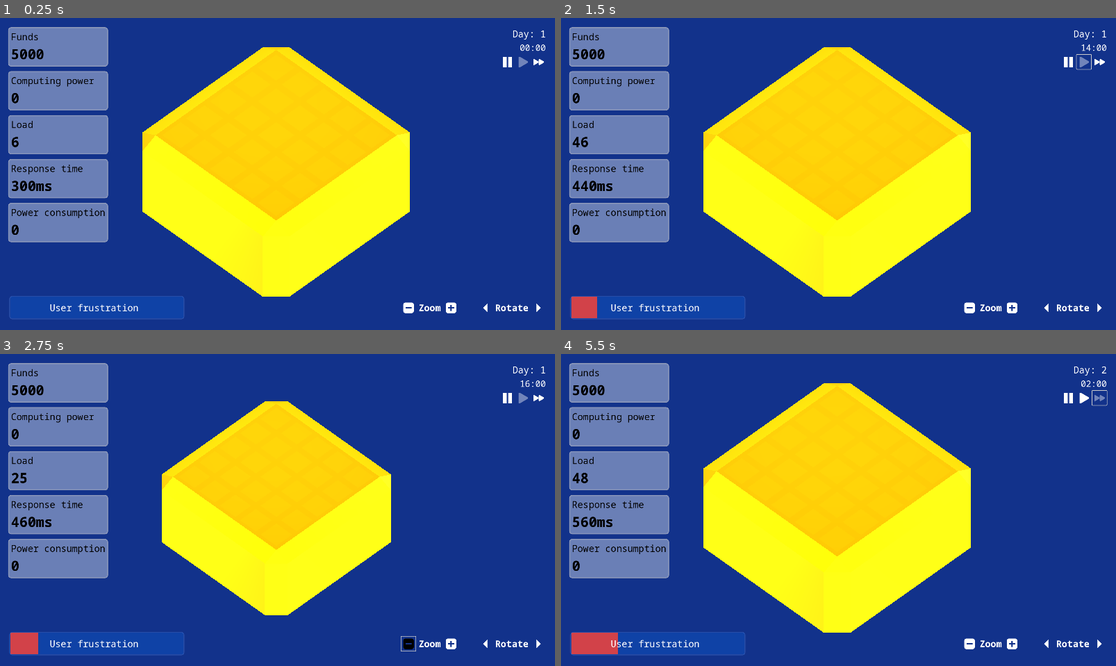
Above: before the commit, frames 1-4 (two rows, left to right).
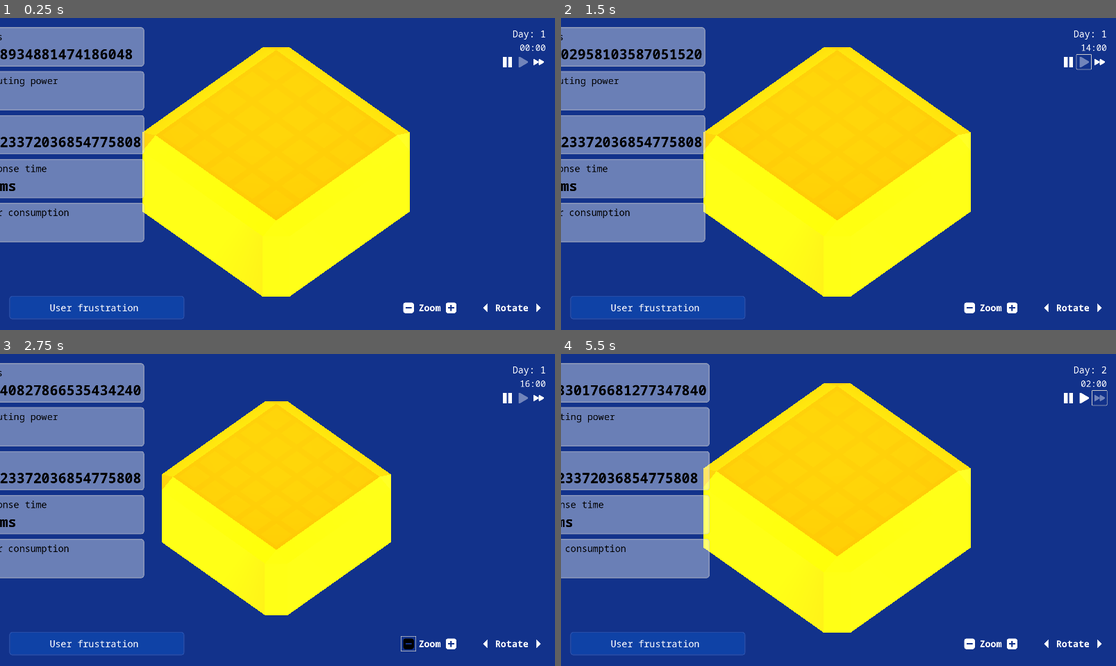
Above: after the commit, the same moments.

Repository: maroun-baydoun/will-it-scale
Game: Godot game, scene res://scenes/main.tscn
Same seed, same stepped clock (60 frames per second), same inputs: the game is played once before the commit and once after it.
Inputs (mouse positions are in pixels of both pictures, inside the frame that each line leads up to):
- Up to frame 1 (0.25 s): no input
- Up to frame 2 (1.5 s): click (1099, 61) at 0.5 s; click (1082, 61) at 1.25 s
- Up to frame 3 (2.75 s): click (410, 644) at 2 s
- Up to frame 4 (5.5 s): click (1010, 644) at 2.75 s; click (1043, 644) at 3.5 s; click (1099, 644) at 4.25 s; click (1099, 397) at 5 s

The runs differ from the first frame. In frame 1, 6.6% of the frame differs, in the area x 0-27%, y 2-72%; in frame 2, 6.9%; in frame 3, 7.0%; in frame 4, 7.6%, in the area x 0-27%, y 2-97%.

Commit message:
Recalibrate numbers

Diff:
--- a/scenes/main.tscn
+++ b/scenes/main.tscn
@@ -155,9 +155,6 @@
 unique_name_in_owner = true
 script = ExtResource("12_p36x2")
 
-[node name="Timer" type="Timer" parent="Managers/ReponseTimeManager"]
-wait_time = 2.0
-
 [node name="RevenueManager" type="Node" parent="Managers"]
 unique_name_in_owner = true
 script = ExtResource("16_oo76u")
@@ -180,5 +177,4 @@
 [connection signal="user_frustration_increased" from="Managers/UserFrustrationManager" to="." method="_on_user_user_frustration_increased"]
 [connection signal="user_frustration_max_reached" from="Managers/UserFrustrationManager" to="." method="_on_user_frustration_max_reached"]
 [connection signal="timeout" from="Managers/UserFrustrationManager/Timer" to="Managers/UserFrustrationManager" method="_on_timer_timeout"]
-[connection signal="timeout" from="Managers/ReponseTimeManager/Timer" to="Managers/ReponseTimeManager" method="_on_timer_timeout"]
 [connection signal="revenue_generated" from="Managers/RevenueManager" to="." method="_on_revenue_generated"]
--- a/scripts/main.gd
+++ b/scripts/main.gd
@@ -52,7 +52,6 @@
 	finance_manager.add_initial_funds(5000.0)
 
 	date_time_manager.start()
-	response_time_manager.start()
 	user_frustration_manager.start()
 
 
@@ -69,7 +68,6 @@
 
 func _game_over() -> void:
 	date_time_manager.stop()
-	response_time_manager.stop()
 	user_frustration_manager.stop()
 	await _display_game_over_screen()
 	Engine.time_scale = 0.0
@@ -113,7 +111,7 @@
 	traffic_manager.generate_traffic(server_container.total_computing_power, date_time_manager.current_day)
 	response_time_manager.current_load_ratio = traffic_manager.current_load_ratio
 	user_frustration_manager.average_response_time_difference_from_initial = response_time_manager.average_response_time_difference_from_initial
-	revenue_manager.generate_revenue(traffic_manager.served_sessions)
+	revenue_manager.generate_revenue(traffic_manager.served_sessions, traffic_manager.current_load_ratio)
 	power_manager.calculate_bill()
 
 	statistics_panel.current_load = traffic_manager.current_load
--- a/scripts/managers/reponse-time-manager.gd
+++ b/scripts/managers/reponse-time-manager.gd
@@ -1,14 +1,9 @@
 extends Node
 class_name ResponseTimeManager
 
-signal average_response_time_increased(amount: float)
-signal average_response_time_decreased(amount: float)
-
-@onready var timer : Timer = $Timer
-
 enum AVERAGE_RESPONSE_TIME_GROWTH_DIRECTION {INCREASE, DECREASE}
 
-const MINUMUM_AVERAGE_RESPONSE_TIME := 200 #ms
+const MINIMUM_AVERAGE_RESPONSE_TIME := 200 #ms
 const INITIAL_AVERAGE_RESPONSE_TIME := 300 #ms
 const AVERAGE_RESPONSE_TIME_DELTA := 10 #ms
 const CURRENT_LOAD_RATIO_THRESHOLD = 0.95
@@ -17,38 +12,20 @@
 var average_response_time_difference_from_initial := 0
 var average_response_time_growth_direction : AVERAGE_RESPONSE_TIME_GROWTH_DIRECTION
 
+var delta := AVERAGE_RESPONSE_TIME_DELTA
+
 
 var current_load_ratio := 0.0 :
 	set(ratio):
 		current_load_ratio = ratio
+		var diff = (INITIAL_AVERAGE_RESPONSE_TIME * (current_load_ratio / CURRENT_LOAD_RATIO_THRESHOLD) )
+
 		if current_load_ratio > CURRENT_LOAD_RATIO_THRESHOLD:
-			timer.wait_time = 1.0
+			delta = AVERAGE_RESPONSE_TIME_DELTA - diff
 			average_response_time_growth_direction = AVERAGE_RESPONSE_TIME_GROWTH_DIRECTION.INCREASE
 		else :
-			timer.wait_time = 0.5
+			delta = AVERAGE_RESPONSE_TIME_DELTA + diff
 			average_response_time_growth_direction = AVERAGE_RESPONSE_TIME_GROWTH_DIRECTION.DECREASE
 
-
-func start() -> void:
-	timer.start()
-
-
-func stop() -> void:
-	timer.stop()
-
-func increase(amount: int) -> void:
-	average_response_time += amount
-	average_response_time_increased.emit(amount)
-
-func decrease(amount: int) -> void:
-	average_response_time -= amount
-	average_response_time_decreased.emit(amount)
-
-func _on_timer_timeout() -> void:
-		if average_response_time_growth_direction == AVERAGE_RESPONSE_TIME_GROWTH_DIRECTION.INCREASE:
-			increase(AVERAGE_RESPONSE_TIME_DELTA)
-
-		if average_response_time_growth_direction == AVERAGE_RESPONSE_TIME_GROWTH_DIRECTION.DECREASE and average_response_time > MINUMUM_AVERAGE_RESPONSE_TIME:
-			decrease(AVERAGE_RESPONSE_TIME_DELTA)
-
+		average_response_time = max((current_load_ratio / CURRENT_LOAD_RATIO_THRESHOLD) * INITIAL_AVERAGE_RESPONSE_TIME, MINIMUM_AVERAGE_RESPONSE_TIME)
 		average_response_time_difference_from_initial = average_response_time - INITIAL_AVERAGE_RESPONSE_TIME
--- a/scripts/managers/revenue-manager.gd
+++ b/scripts/managers/revenue-manager.gd
@@ -3,10 +3,11 @@
 
 signal revenue_generated(revenue: float)
 
-const INITIAL_REVENUE_PER_SESSION: float = 0.02
+const INITIAL_REVENUE_PER_SESSION: float = 0.04
 
 var current_revenue_per_session: float = INITIAL_REVENUE_PER_SESSION
 
-func generate_revenue(sessions: int) -> void:
-	var revenue = sessions * current_revenue_per_session
+func generate_revenue(sessions: int, current_load_ratio: float) -> void:
+	var current_load_bonus = 0.0 if current_load_ratio == 0.0 else min(0.01 / current_load_ratio, INITIAL_REVENUE_PER_SESSION )
+	var revenue = sessions * (current_revenue_per_session + current_load_bonus)
 	revenue_generated.emit(revenue)
--- a/scripts/managers/traffic-manager.gd
+++ b/scripts/managers/traffic-manager.gd
@@ -11,8 +11,10 @@
 
 var initial_sessions := 1.0
 var previous_sessions := 0
+var handleable_load := 0.0
 
-func generate_traffic(handleable_load: float, day: int) -> void:
+func generate_traffic(computing_power: float, day: int) -> void:
+	handleable_load = computing_power
 	previous_sessions = current_sessions
 	current_sessions = _generate_sessions(day)
 
@@ -20,10 +22,21 @@
 
 	var handled_load := handleable_load if current_load > handleable_load else current_load
 	served_sessions = handled_load / session_computing_cost
-	current_load_ratio = 1.0 if handleable_load == 0 else current_load / handleable_load
-
+	current_load_ratio = 0.0 if handleable_load == 0 else current_load / handleable_load
 
 func _generate_sessions(day: int) -> int:
-	var delta := pow(1.01, day)
+	var day_growth := pow(1.01, day)
+	var load_factor := log(handleable_load / 75 )
 
-	return abs(previous_sessions + round(random_number_generator.randf_range(-delta * 1.5, delta * 2) * 10.0))
+	var rand_lower_range := -day_growth * load_factor * 0.5
+	var rand_upper_range := day_growth * load_factor * 1.1
+
+	var rand_session_growth := random_number_generator.randf_range(rand_lower_range, rand_upper_range)
+	var new_sessions = abs(previous_sessions + rand_session_growth * 10.0 )
+
+	if current_load_ratio == 0.0:
+		return new_sessions
+	if current_load_ratio >= 1.0:
+		return new_sessions / (current_load_ratio * 1.05)
+
+	return new_sessions + log(current_load_ratio / 2) * -1
--- a/scripts/managers/user-frustration-manager.gd
+++ b/scripts/managers/user-frustration-manager.gd
@@ -7,7 +7,7 @@
 
 @onready var timer: Timer = $Timer
 
-enum USER_FRUSTRATION_GROWTH_DIRECTION {INCREASE, DECREASE}
+enum USER_FRUSTRATION_GROWTH_DIRECTION {NONE, INCREASE, DECREASE}
 
 const MAX_USER_FRUSTRATION := 100.0
 const USER_FRUSTRATION_DELTA := 1.0
@@ -18,10 +18,13 @@
 var average_response_time_difference_from_initial := 0:
 	set(difference):
 		average_response_time_difference_from_initial = difference
+
 		if difference < 0:
 			user_frustration_growth_direction = USER_FRUSTRATION_GROWTH_DIRECTION.DECREASE
 		elif difference > 0 :
 			user_frustration_growth_direction = USER_FRUSTRATION_GROWTH_DIRECTION.INCREASE
+		else:
+			user_frustration_growth_direction = USER_FRUSTRATION_GROWTH_DIRECTION.NONE
 
 
 func start() -> void:
@@ -41,11 +44,13 @@
 
 
 func _on_timer_timeout() -> void:
+	var weighted_delta := roundf(average_response_time_difference_from_initial * 0.05)
+
 	if user_frustration_growth_direction == USER_FRUSTRATION_GROWTH_DIRECTION.INCREASE and user_frustration < MAX_USER_FRUSTRATION:
-		increase(USER_FRUSTRATION_DELTA)
+		increase(USER_FRUSTRATION_DELTA + weighted_delta)
 
-	if user_frustration_growth_direction == USER_FRUSTRATION_GROWTH_DIRECTION.DECREASE and user_frustration >= USER_FRUSTRATION_DELTA:
-		decrease(USER_FRUSTRATION_DELTA)
+	if user_frustration_growth_direction == USER_FRUSTRATION_GROWTH_DIRECTION.DECREASE and user_frustration >= USER_FRUSTRATION_DELTA - weighted_delta:
+		decrease(USER_FRUSTRATION_DELTA - weighted_delta)
 
-	if user_frustration == MAX_USER_FRUSTRATION:
+	if user_frustration >= MAX_USER_FRUSTRATION:
 		user_frustration_max_reached.emit()
